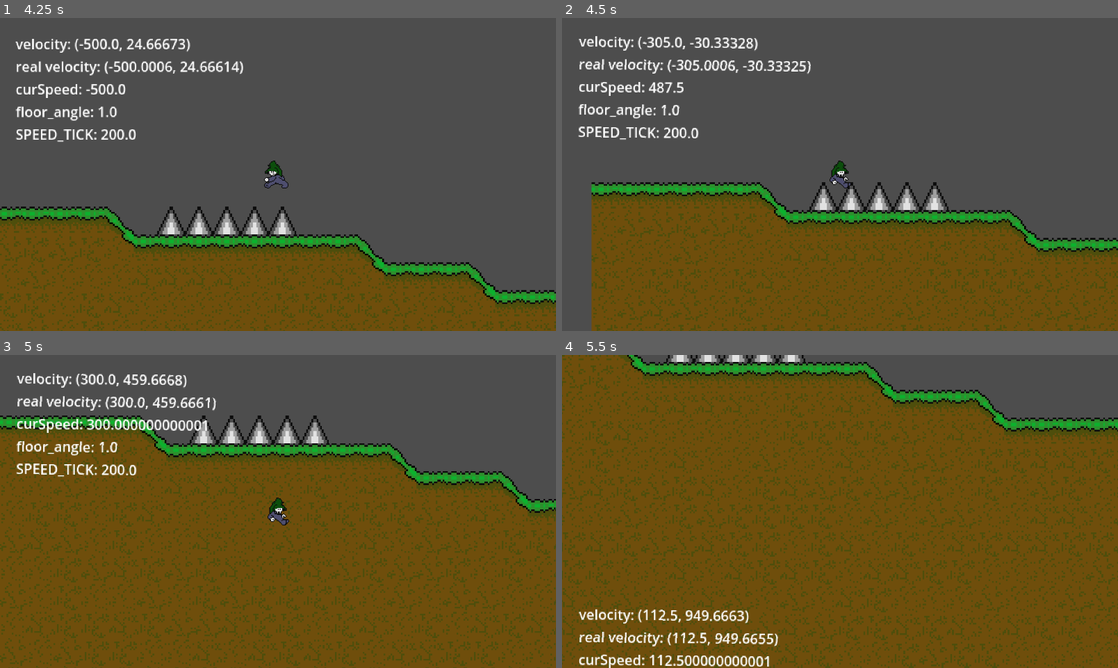
Above: before the commit, frames 1-4 (two rows, left to right).
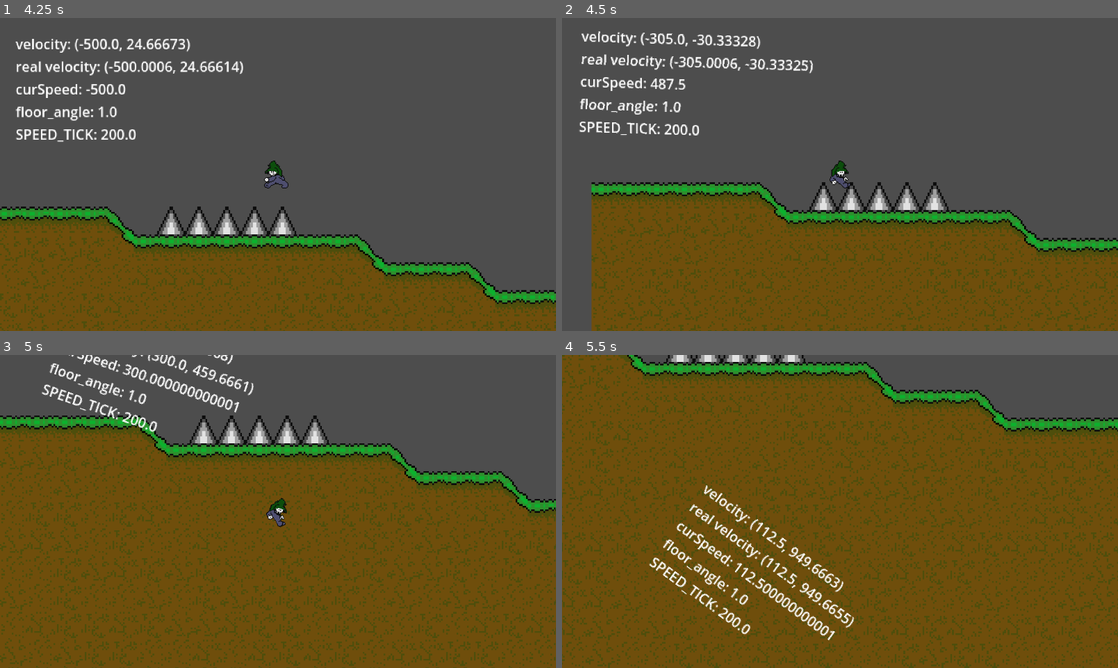
Above: after the commit, the same moments.

Repository: sphis-sinco/Sinco-D-sides
Game: Godot game, scene res://scenes/level_base.tscn
Two runs of this game, one before a commit and one after it. Both use one fixed random seed, a clock stepped at 60 frames per second and the inputs below.
Inputs:
- Up to frame 1 (4.25 s): hold D (Move_Right) 0.53-2.03 s; tap Space (Move_Jump) at 0.77, 1.52, 3.02, 3.77 s; hold Left (Move_Left) from 2.03 s (still down)
- Up to frame 2 (4.5 s): release Left (Move_Left) at 4.28 s; hold D (Move_Right) from 4.28 s (still down)
- Up to frame 3 (5 s): keep holding D (Move_Right); tap Space (Move_Jump) at 4.52 s
- Up to frame 4 (5.5 s): keep holding D (Move_Right)

Frame 1 is identical in both runs. In frame 2, 3.6% of the frame differs, in the area x 2-52%, y 4-55%; in frame 3, 4.0%; in frame 4, 4.2%, in the area x 3-53%, y 41-100%.

Commit message:
fix non-rotation upon your extinction

Diff:
--- a/scenes/level_base/player.gd
+++ b/scenes/level_base/player.gd
@@ -25,7 +25,8 @@
 var floor_angle = 0.0
 
 func _physics_process(delta: float) -> void:
-	rotation_degrees = 0
+	if not ded:
+		rotation_degrees = 0
 	if process_mode == Node.PROCESS_MODE_DISABLED: return
 
 	# This makes 1 air, 0 floor, and .5 for the 45 degree slopes
